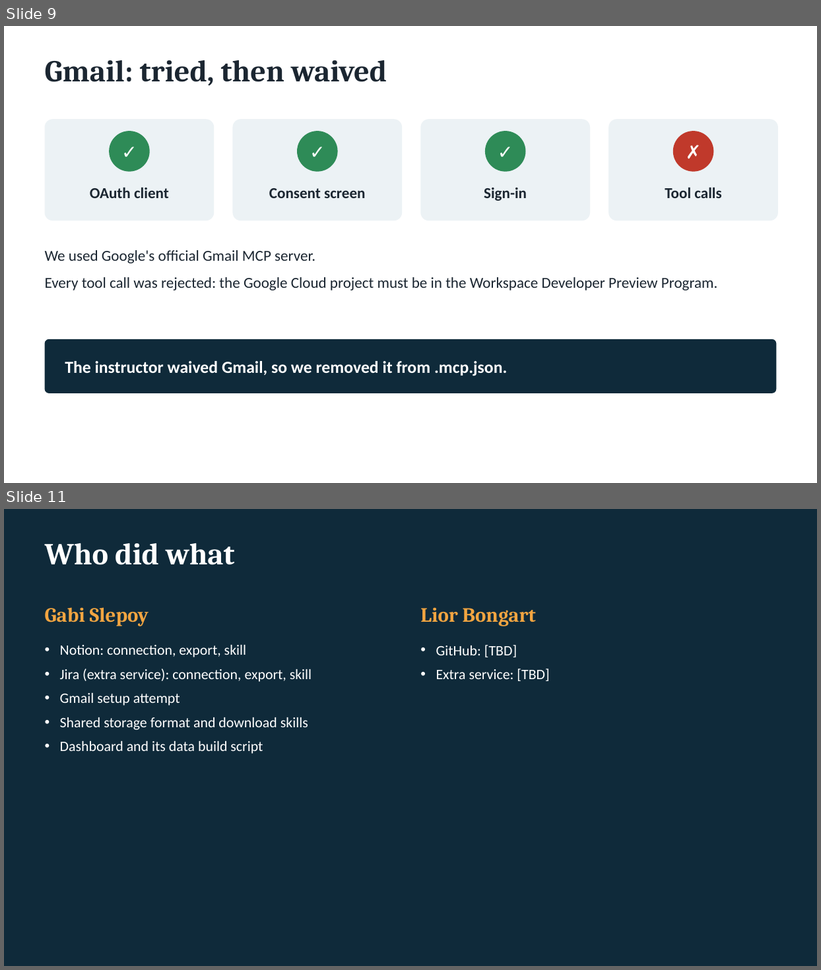
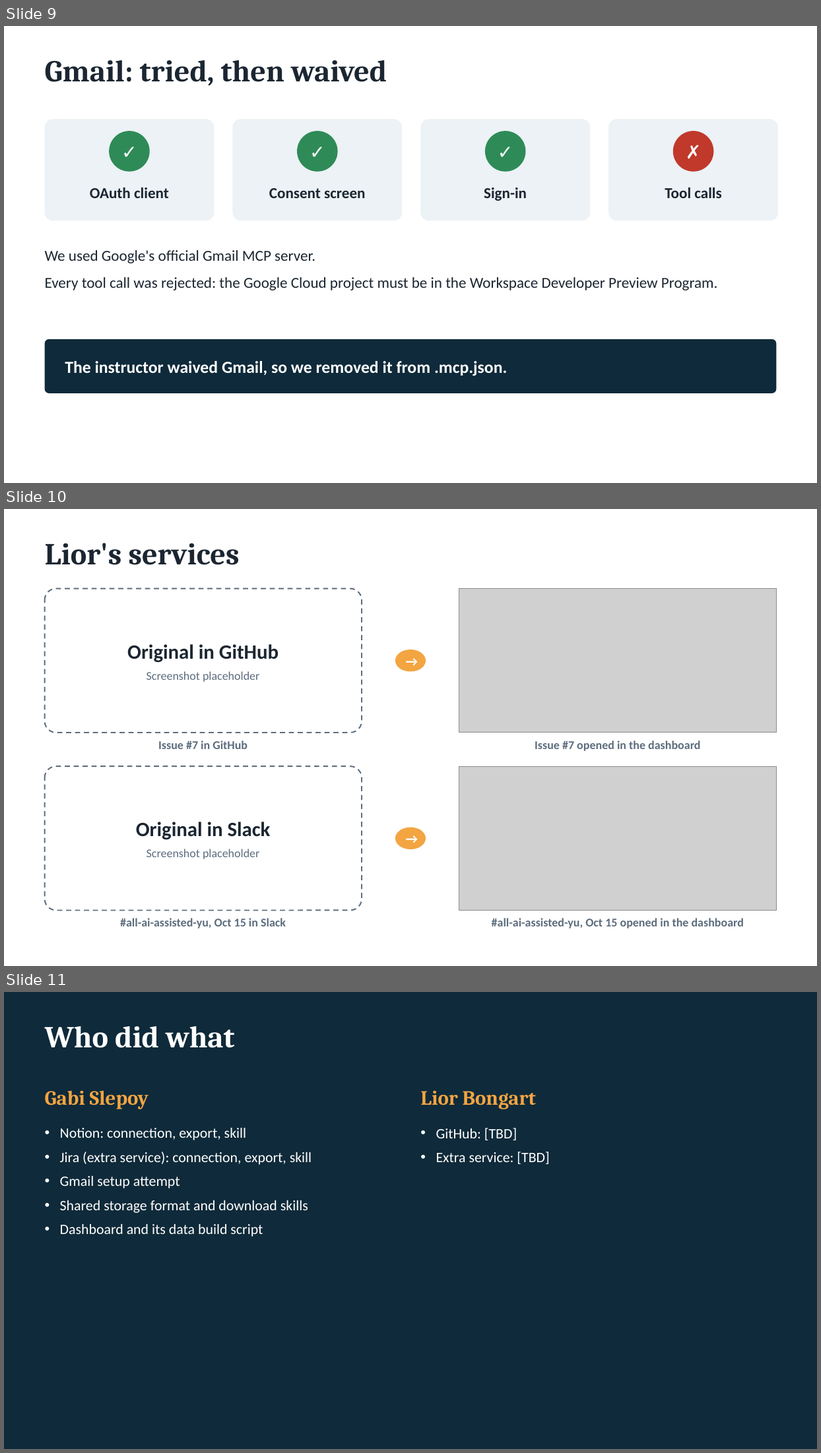
Before and after one commit to aiassistedyu-pixel/mcp-services-dashboard, a slide deck: presentation/project.pptx. Shown one above the other, each under a label of ours: slides 9 and 11 before the commit, slides 9, 10 and 11 after it; the slides between them are not shown. The pictures are 821x970 and 821x1453 pixels, drawn with LibreOffice and Linux fonts; fonts in the diff are those of the drawing; grey boxes stand for pictures. Boxes give left, top, right and bottom in pixels: in the first picture for what was removed or moved away, otherwise in the second. Text is boxed around its words. In the diff, an @@ line names an element or a change of style, - is before the commit and + after.

```diff
--- a/presentation/project.pptx
+++ b/presentation/project.pptx
@@ slide 10 added at bbox=[4, 509, 817, 966], background #FFFFFF @@
@@ text added at bbox=[45, 543, 240, 565], 36 pt, text #1B2631, bold @@
+Lior's services
@@ rounded rectangle added at bbox=[45, 589, 362, 733], fill #FFFFFF, outline #5D6D7E 1.5 pt dashed, 14 pt, text #5D6D7E @@
+Original in GitHub
+Screenshot placeholder
@@ picture added at bbox=[459, 589, 777, 733] @@
@@ ellipse added at bbox=[395, 650, 426, 672], fill #F2A541, 16 pt, text #FFFFFF, bold @@
+→
@@ text added at bbox=[158, 741, 248, 749], 14 pt, text #5D6D7E, bold @@
+Issue #7 in GitHub
@@ text added at bbox=[535, 741, 700, 751], 14 pt, text #5D6D7E, bold @@
+Issue #7 opened in the dashboard
@@ rounded rectangle added at bbox=[45, 766, 362, 910], fill #FFFFFF, outline #5D6D7E 1.5 pt dashed, 14 pt, text #5D6D7E @@
+Original in Slack
+Screenshot placeholder
@@ picture added at bbox=[459, 766, 777, 910] @@
@@ ellipse added at bbox=[395, 827, 426, 850], fill #F2A541, 16 pt, text #FFFFFF, bold @@
+→
@@ text added at bbox=[120, 918, 286, 929], 14 pt, text #5D6D7E, bold @@
+#all-ai-assisted-yu, Oct 15 in Slack
@@ text added at bbox=[492, 918, 744, 929], 14 pt, text #5D6D7E, bold @@
+#all-ai-assisted-yu, Oct 15 opened in the dashboard
```
Also in this commit, not shown: 1 slide removed, 2 other files.
